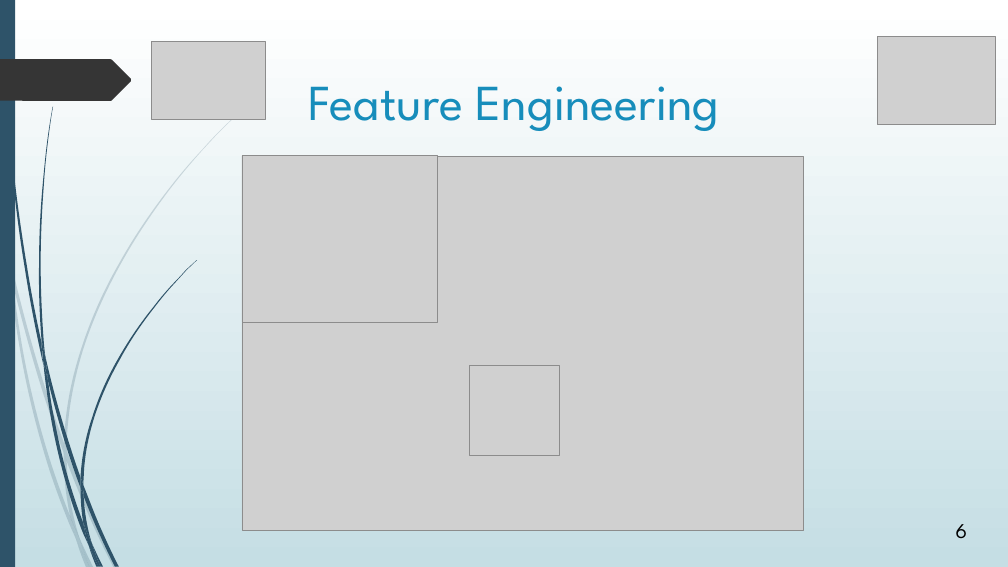
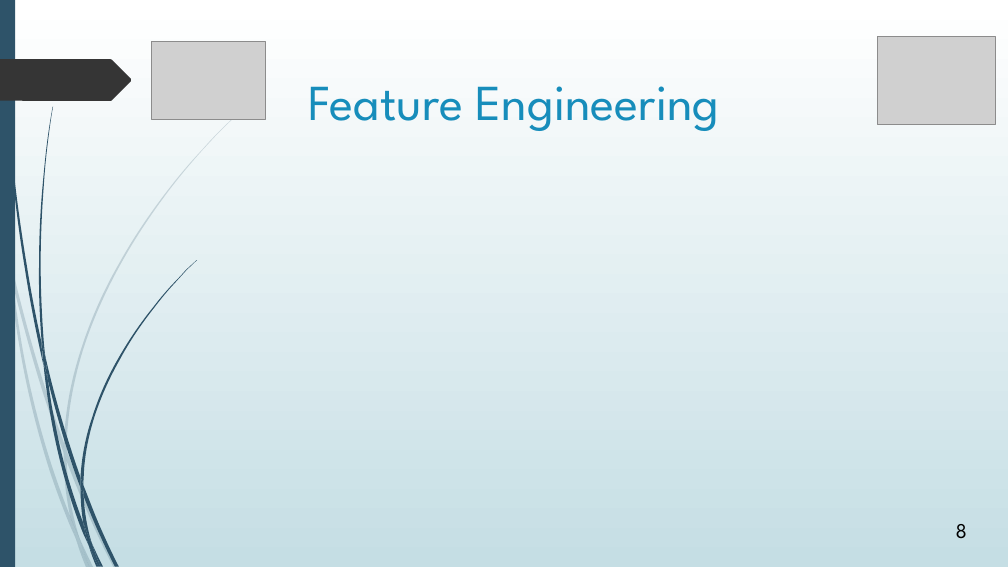
Before and after one commit to avasile96/CAD, a slide deck: slide 8 of Presentation_updated.pptx (slide 6 before the commit). Drawn at 1008x567 pixels with LibreOffice and Linux fonts; fonts in the diff are those of the drawing; grey boxes stand for pictures. Boxes give left, top, right and bottom in pixels: in the first picture for what was removed or moved away, otherwise in the second. Text is boxed around its words. In the diff, an @@ line names an element or a change of style, - is before the commit and + after.

```diff
--- a/Presentation_updated.pptx
+++ b/Presentation_updated.pptx
@@ picture removed at box(242, 156, 803, 530) @@
@@ picture removed at box(242, 156, 437, 322) @@
@@ picture removed at box(469, 365, 559, 455) @@
@@ page number at box(956, 524, 967, 538): text changed @@
-6
+8
```
Also in this commit, not shown: 1 other slide changed, 7 slides added, 3 slides removed.
